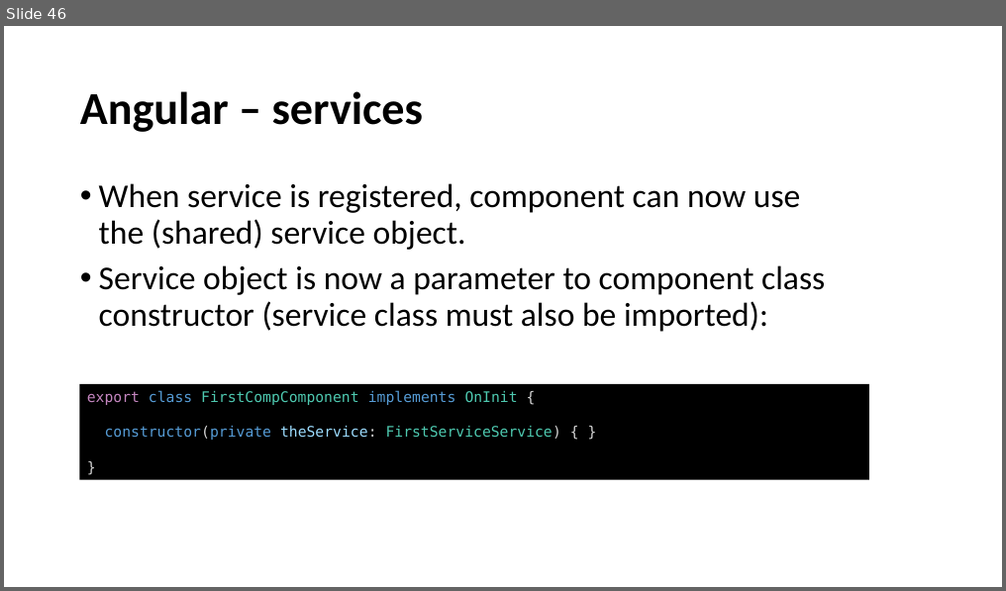
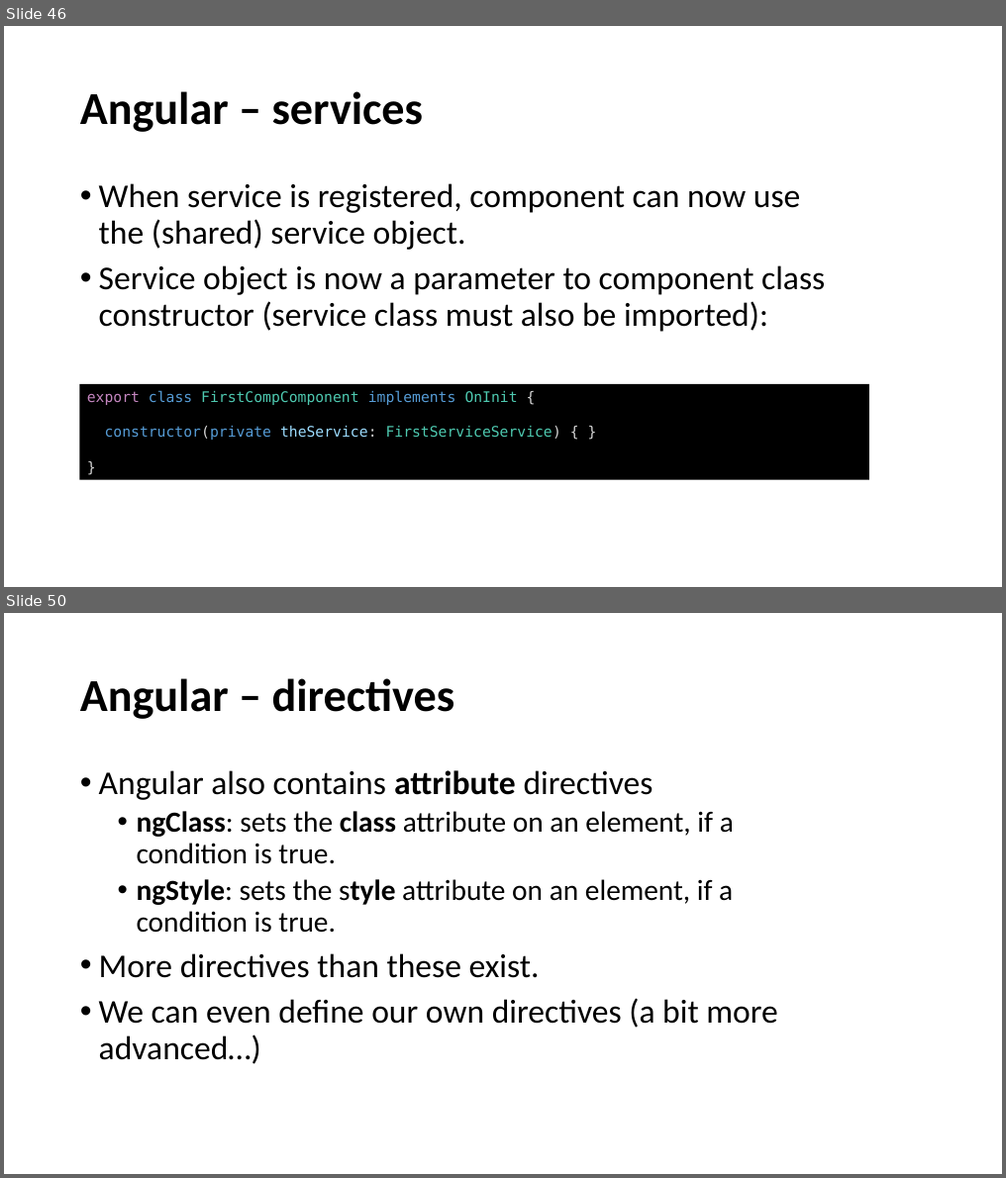
Before and after one commit to perl-easj/WebProg, a slide deck: 60_Angular/Angular.pptx. Shown one above the other, each under a label of ours: slide 46 before the commit, slides 46 and 50 after it; the slides between them are not shown. The pictures are 1006x591 and 1006x1178 pixels, drawn with LibreOffice and Linux fonts; fonts in the diff are those of the drawing. Boxes give left, top, right and bottom in pixels: in the first picture for what was removed or moved away, otherwise in the second. Text is boxed around its words. In the diff, an @@ line names an element or a change of style, - is before the commit and + after.

Commit message:
Update of Angular exercises and presentation

```diff
--- a/60_Angular/Angular.pptx
+++ b/60_Angular/Angular.pptx
@@ slide 50 added at (4,613,1002,1174), background #FFFFFF @@
@@ title added at (80,678,455,719), 44 pt, text #000000, bold @@
+Angular – directives
@@ text added at (99,770,778,1064), 28 pt, text #000000 @@
+• Angular also contains attribute directives
+  • ngClass: sets the class attribute on an element, if a condition is true.
+  • ngStyle: sets the style attribute on an element, if a condition is true.
+• More directives than these exist.
+• We can even define our own directives (a bit more advanced…)
```
Also in this commit, not shown: 1 slide changed, 24 other slides added, 1 other file.
